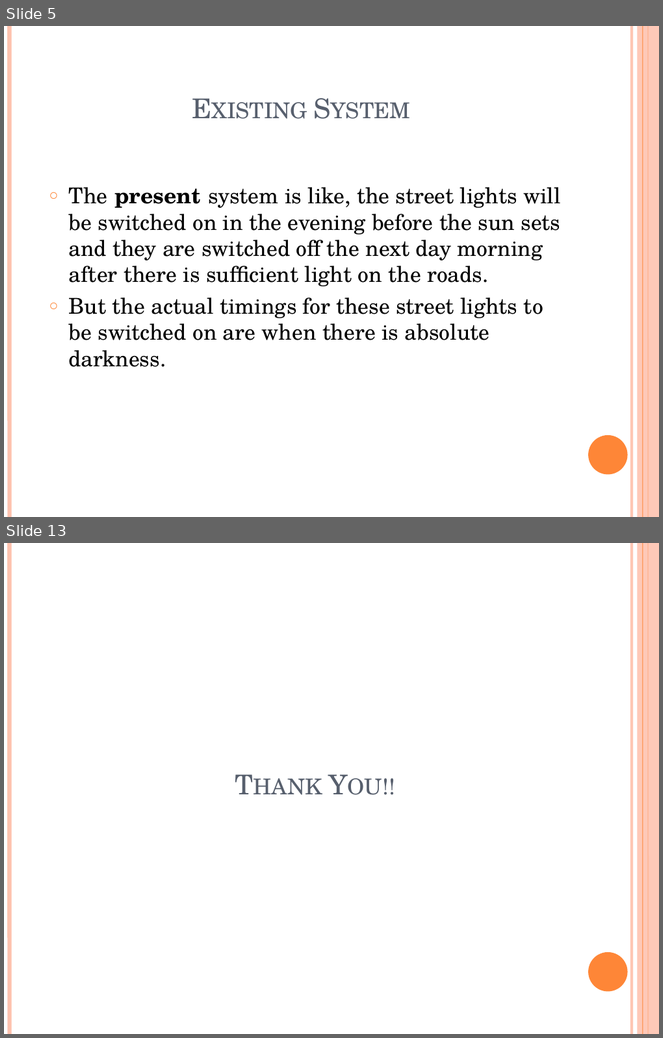
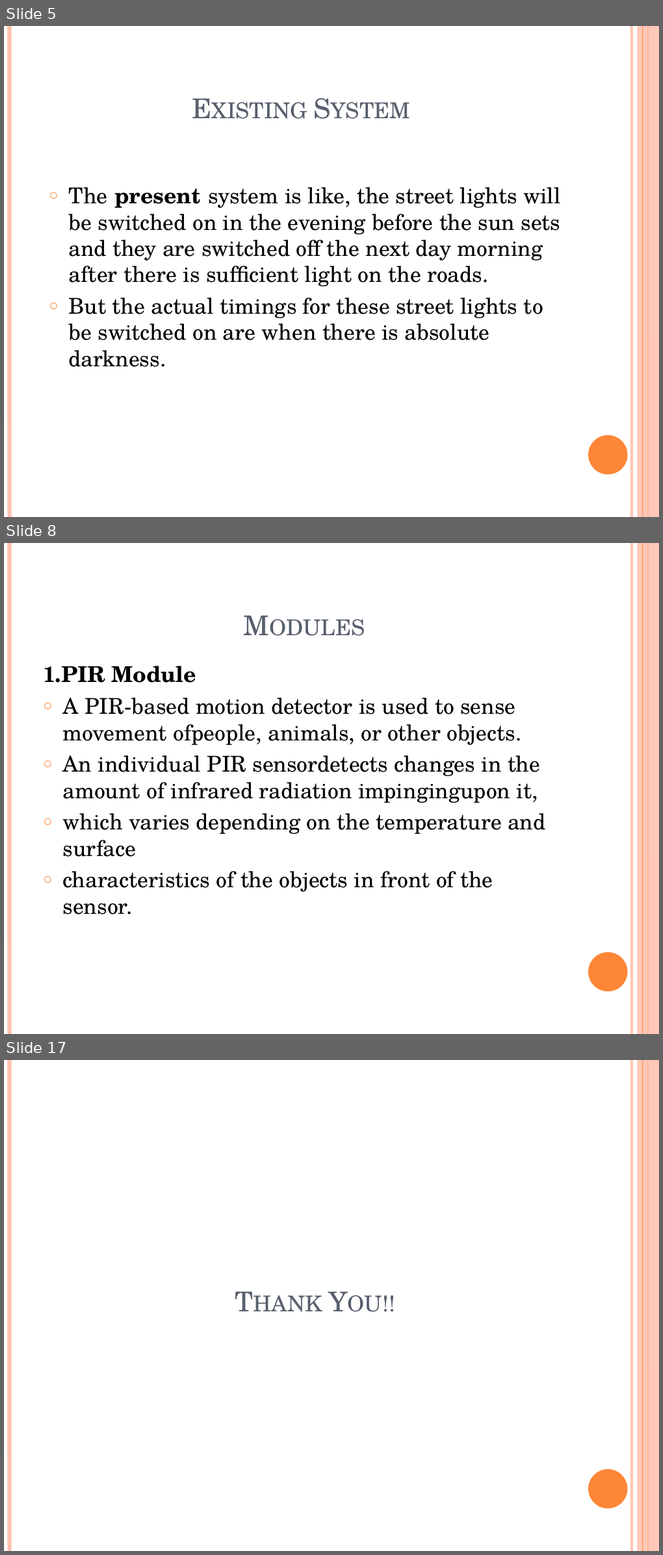
Before and after one commit to Devananda27200/MAIN_PROJECT_52, a slide deck: Street Lighting System with Intensity Control.pptm. Shown one above the other, each under a label of ours: slides 5 and 13 before the commit, slides 5, 8 and 17 after it; the slides between them are not shown. The pictures are 663x1038 and 663x1555 pixels, drawn with LibreOffice and Linux fonts; fonts in the diff are those of the drawing. Boxes give left, top, right and bottom in pixels: in the first picture for what was removed or moved away, otherwise in the second. Text is boxed around its words. In the diff, an @@ line names an element or a change of style, - is before the commit and + after.

```diff
--- a/Street Lighting System with Intensity Control.pptm
+++ b/Street Lighting System with Intensity Control.pptm
@@ slide 8 added at (4, 543, 659, 1034), background #FFFFFF; not listed: 6 template elements that a slide beside it also shows @@
@@ title added at (36, 563, 572, 644), 30 pt, text #575F6D, small capitals @@
+Modules
@@ text added at (43, 666, 546, 915), 24 pt, text #000000 @@
+1.PIR Module
+○ A PIR-based motion detector is used to sense movement ofpeople, animals, or other objects.
+○ An individual PIR sensordetects changes in the amount of infrared radiation impingingupon it,
+○ which varies depending on the temperature and surface
+○ characteristics of the objects in front of the sensor.
@@ what was slide 13 is now slide 17 @@
```
Also in this commit, not shown: 4 slides changed, 7 other slides added, 4 slides removed.
